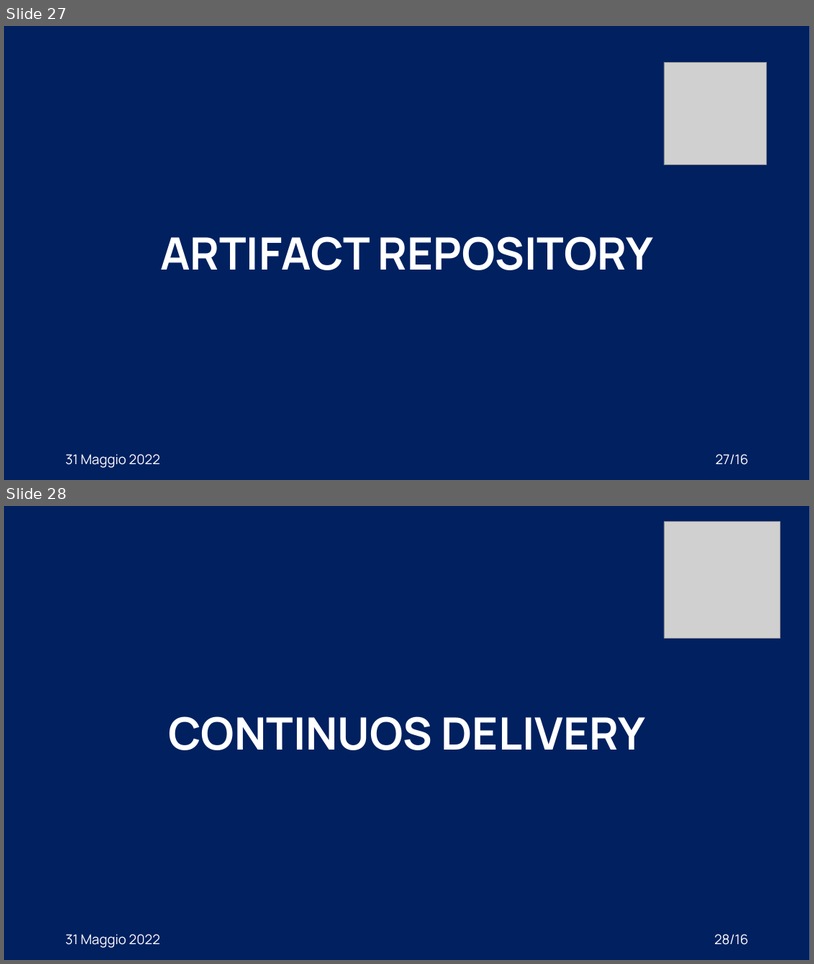
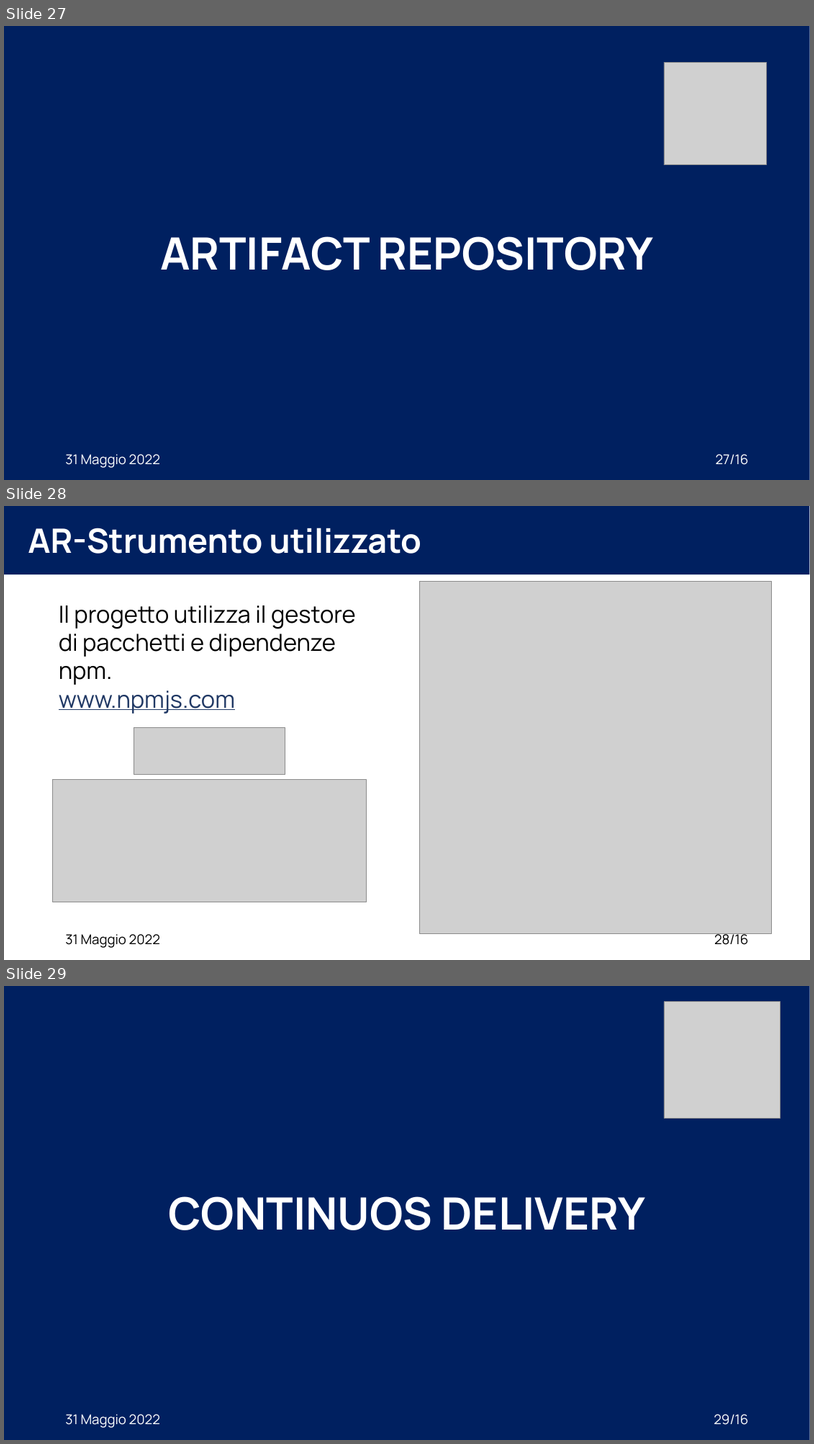
Before and after one commit to XidaZ3/MTSSAssignment3, a slide deck: MTSSAssignment3.pptx. Shown one above the other, each under a label of ours: slides 27 and 28 before the commit, slides 27, 28 and 29 after it. The pictures are 814x964 and 814x1444 pixels, drawn with LibreOffice and Linux fonts; fonts in the diff are those of the drawing; grey boxes stand for pictures. Boxes give left, top, right and bottom in pixels: in the first picture for what was removed or moved away, otherwise in the second. Text is boxed around its words. In the diff, an @@ line names an element or a change of style, - is before the commit and + after.

```diff
--- a/MTSSAssignment3.pptx
+++ b/MTSSAssignment3.pptx
@@ slide 28 added at bbox=[4, 506, 810, 960], background #FFFFFF @@
@@ rectangle added at bbox=[4, 506, 810, 574], fill #002060 @@
@@ title added at bbox=[28, 528, 422, 554], 40 pt, text #FFFFFF, bold @@
+AR-Strumento utilizzato
@@ picture added at bbox=[420, 582, 772, 934] @@
@@ text added at bbox=[59, 605, 356, 713], 28 pt, text #000000 @@
+Il progetto utilizza il gestore di pacchetti e dipendenze npm.
+www.npmjs.com
@@ picture added at bbox=[134, 728, 286, 774] @@
@@ picture added at bbox=[52, 780, 366, 901] @@
@@ text added at bbox=[65, 934, 160, 947], 16 pt, text #000000 @@
+31 Maggio 2022
@@ page number added at bbox=[715, 931, 748, 944], 16 pt, text #000000 @@
+28/16
@@ what was slide 28 is now slide 29 @@
@@ page number at bbox=[714, 1414, 748, 1424]: text changed @@
-28/16
+29/16
```
Also in this commit, not shown: 1 slide changed, 3 other slides added, 4 other files.
